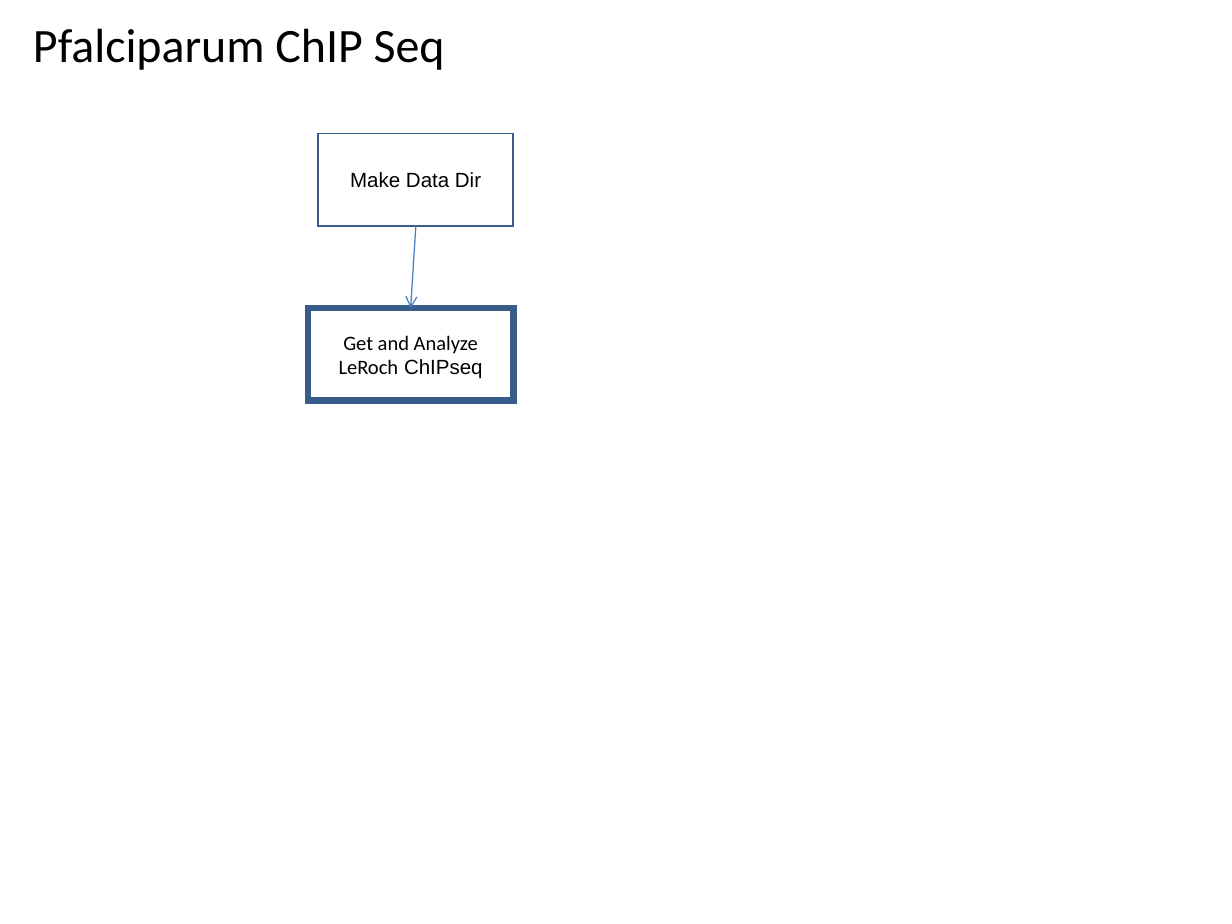
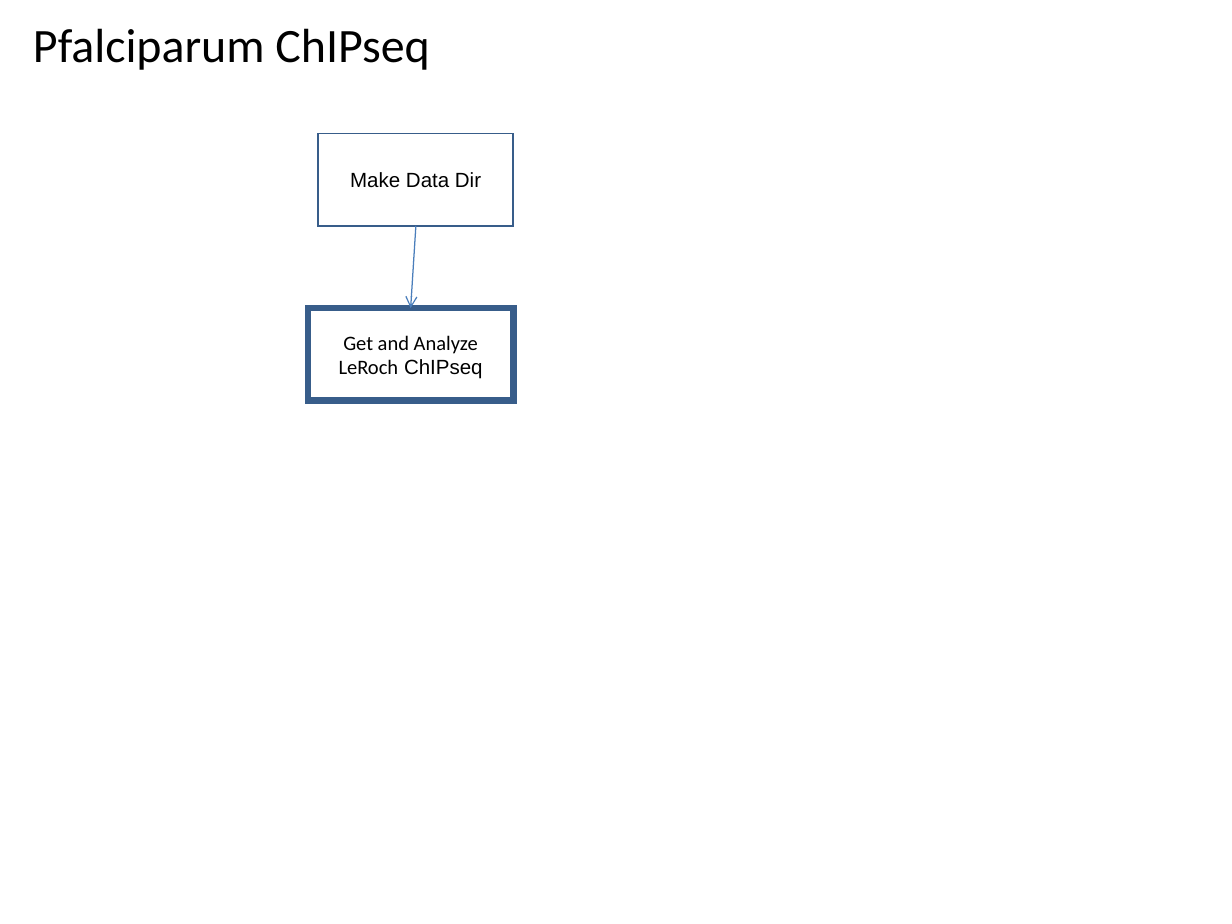
Before and after one commit to VEuPathDB/ApiCommonWorkflow, a slide deck: slide 15 of Main/doc/IntegratedWorkflow.ppt. Drawn at 1232x924 pixels with LibreOffice and Linux fonts; fonts in the diff are those of the drawing. Boxes give left, top, right and bottom in pixels: in the first picture for what was removed or moved away, otherwise in the second. Text is boxed around its words. In the diff, an @@ line names an element or a change of style, - is before the commit and + after.

```diff
--- a/Main/doc/IntegratedWorkflow.ppt
+++ b/Main/doc/IntegratedWorkflow.ppt
@@ title at [33, 28, 429, 70]: text changed @@
-Pfalciparum ChIP Seq
+Pfalciparum ChIPseq
```
Also in this commit, not shown: 5 other slides changed, 1 slide added, 2 other files.
